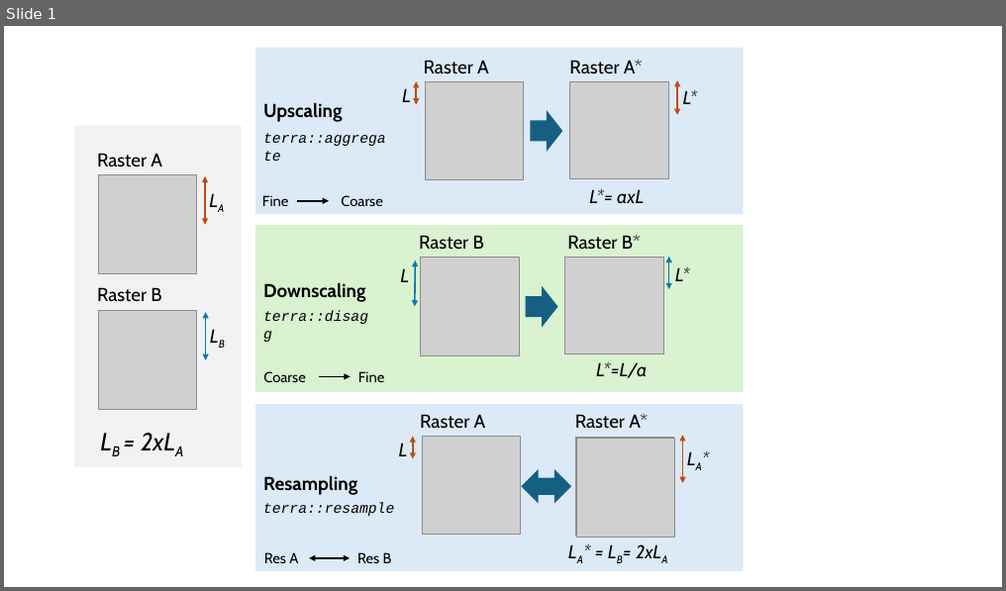
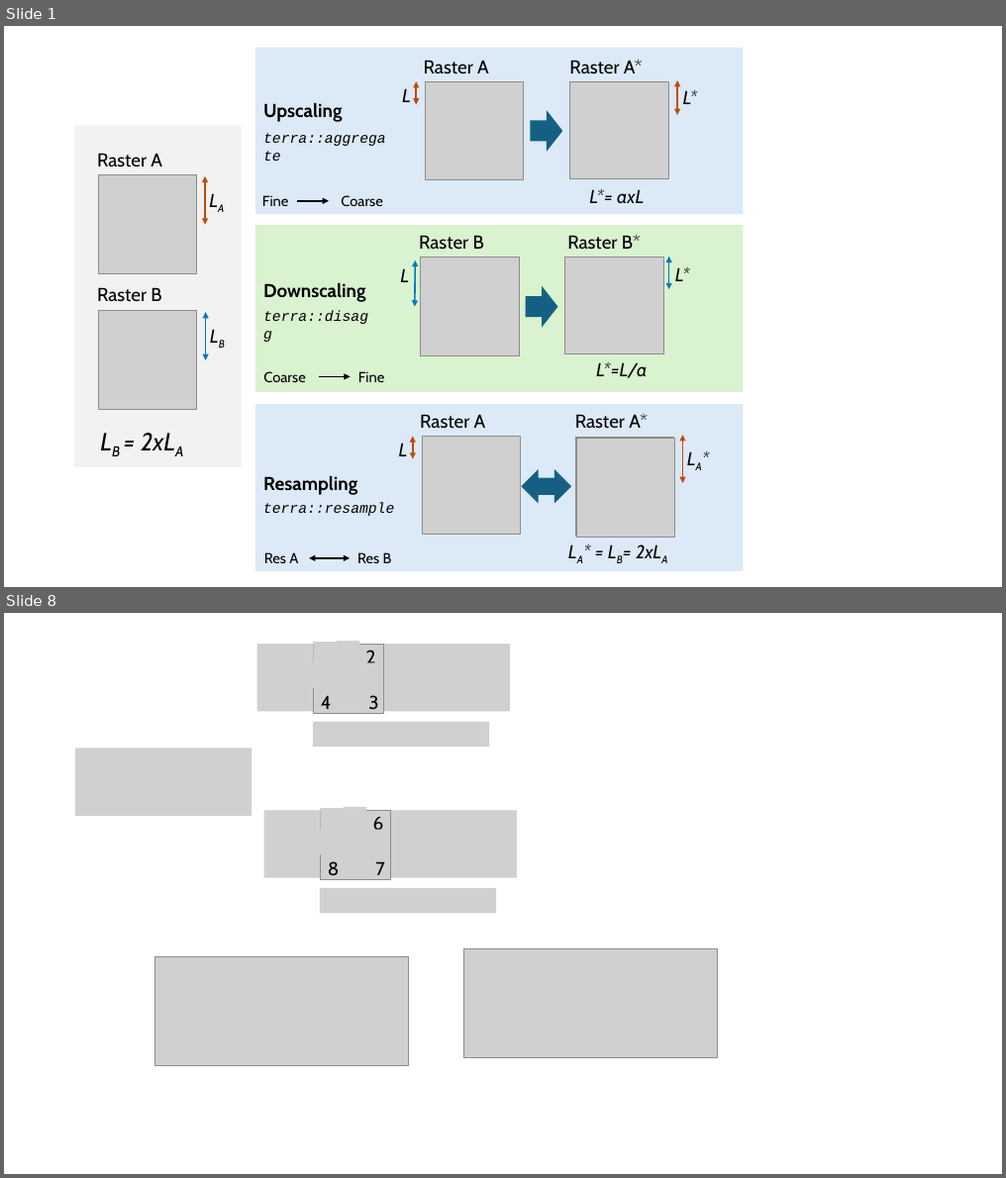
Before and after one commit to Vinit-Sehgal/AGRO4092, a slide deck: plots.pptx. Shown one above the other, each under a label of ours: slide 1 before the commit, slides 1 and 8 after it; the slides between them are not shown. The pictures are 1006x591 and 1006x1178 pixels, drawn with LibreOffice and Linux fonts; fonts in the diff are those of the drawing; grey boxes stand for pictures. Boxes give left, top, right and bottom in pixels: in the first picture for what was removed or moved away, otherwise in the second. Text is boxed around its words. In the diff, an @@ line names an element or a change of style, - is before the commit and + after.

```diff
--- a/plots.pptx
+++ b/plots.pptx
@@ slide 8 added at (4, 613, 1002, 1174), background #FFFFFF @@
@@ picture added at (313, 642, 340, 671) @@
@@ picture added at (337, 641, 359, 666) @@
@@ picture added at (257, 644, 510, 711) @@
@@ picture added at (313, 644, 383, 713) @@
@@ picture added at (313, 663, 337, 688) @@
@@ picture added at (335, 663, 358, 688) @@
@@ picture added at (358, 663, 382, 688) @@
@@ text added at (366, 650, 376, 663), 18 pt, text #000000 @@
+2
@@ text added at (321, 695, 332, 714), 18 pt, text #000000 @@
+4
@@ picture added at (336, 686, 358, 712) @@
@@ text added at (368, 695, 378, 714), 18 pt, text #000000 @@
+3
@@ picture added at (313, 722, 490, 747) @@
@@ picture added at (75, 748, 252, 816) @@
@@ picture added at (263, 811, 517, 878) @@
@@ picture added at (321, 811, 391, 880) @@
@@ picture added at (321, 808, 347, 839) @@
@@ picture added at (344, 807, 366, 833) @@
@@ text added at (373, 817, 384, 830), 18 pt, text #000000 @@
+6
@@ picture added at (320, 830, 344, 855) @@
@@ picture added at (343, 830, 365, 855) @@
@@ picture added at (365, 830, 389, 855) @@
@@ text added at (328, 861, 340, 880), 18 pt, text #000000 @@
+8
@@ picture added at (343, 853, 365, 878) @@
@@ text added at (375, 861, 384, 880), 18 pt, text #000000 @@
+7
@@ picture added at (320, 888, 497, 914) @@
@@ picture added at (155, 957, 408, 1065) @@
@@ picture added at (463, 950, 717, 1058) @@
```
Also in this commit, not shown: 8 other slides added, 57 other files.
